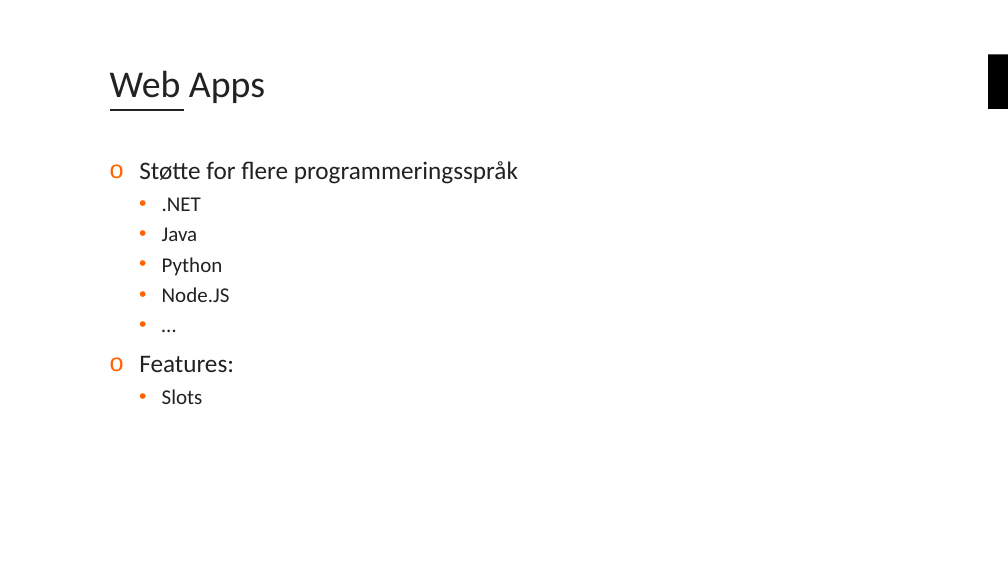
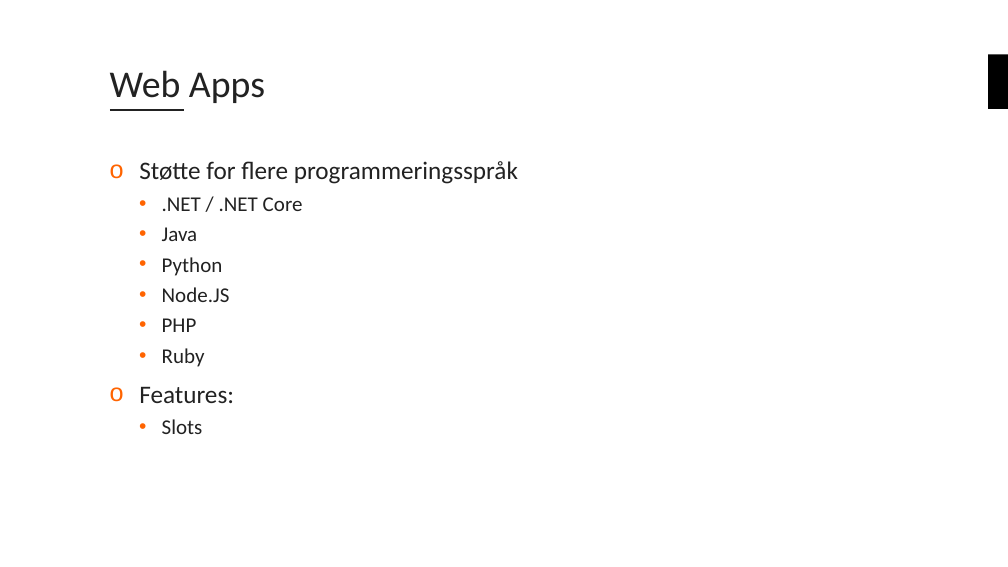
Before and after one commit to bouvet/azure-workshops, a slide deck: slide 20 of Workshop_1/Presentasjon/Azureskolen-Workshop#1.pptx. Drawn at 1008x567 pixels with LibreOffice and Linux fonts; fonts in the diff are those of the drawing; background and template pictures are left out. Boxes give left, top, right and bottom in pixels: in the first picture for what was removed or moved away, otherwise in the second. Text is boxed around its words. In the diff, an @@ line names an element or a change of style, - is before the commit and + after.

```diff
--- a/Workshop_1/Presentasjon/Azureskolen-Workshop#1.pptx
+++ b/Workshop_1/Presentasjon/Azureskolen-Workshop#1.pptx
@@ text at <box>162,197,303,211</box>: text changed @@
-  • .NET
+  • .NET / .NET Core
@@ text at <box>162,318,205,367</box>: text changed @@
-  • …
+  • PHP
+  • Ruby
```
Also in this commit, not shown: 6 other slides changed, 2 slides added.
